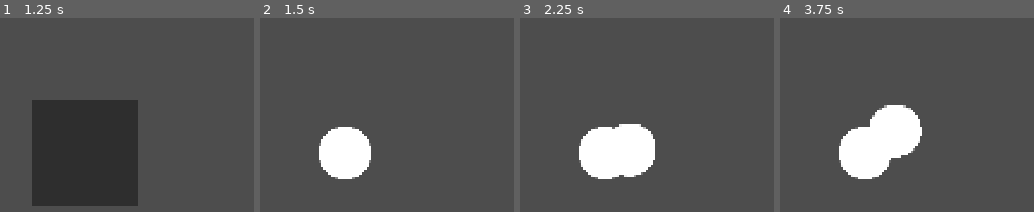
Above: before the commit, frames 1-4 (left to right).
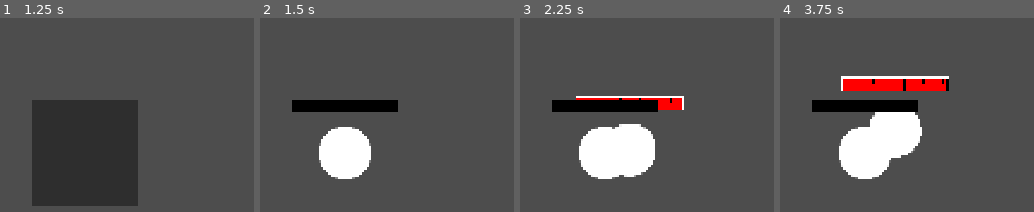
Above: after the commit, the same moments.

Repository: anzac9425/LoL-Like-Godot-4.7-2D
Game: Godot game, scene res://src/scenes/game_root/game_root.tscn
The game is run twice, just before and just after one commit, with the same random seed, the same clock (stepped at 60 frames per second) and the same inputs.
Inputs (mouse positions are in pixels of both pictures, inside the frame that each line leads up to):
- Up to frame 1 (1.25 s): click (83, 153) at 0.5 s
- Up to frame 2 (1.5 s): click (343, 153) at 1.25 s
- Up to frame 3 (2.25 s): tap Enter at 2 s; move the mouse to (outside the picture) at 2.02 s; press the mouse at (outside the picture) at 2.03 s
- Up to frame 4 (3.75 s): move the mouse to (outside the picture) at 2.77 s; release the mouse at (outside the picture) at 2.78 s; click (outside the picture) at 2.85 s; move the mouse to (945, 54) at 3.52 s; press the mouse at (945, 54) at 3.53 s

Frame 1 is identical in both runs. In frame 2, 2.6% of the frame differs, in the area x 12-55%, y 42-49%; in frame 3, 4.0%; in frame 4, 5.9%, in the area x 12-67%, y 29-49%.

Commit message:
healthbar, combat

Diff:
--- a/src/core/systems/combat/combat.gd
+++ b/src/core/systems/combat/combat.gd
@@ -23,7 +23,9 @@
 				amount *= 100 / (100 + max(0.0, max(0.0, (1 - damage_info.attacker.total_statistics.magic_penetration_multiplier)) * damage_info.victim.total_statistics.magic_resistance - damage_info.attacker.total_statistics.magic_penetration_flat))
 
 		if instance.allow_lifesteal:
-			pass ## apply lifesteal
+			apply_heal(damage_info.attacker, amount * damage_info.attacker.total_statistics.lifesteal)
+
+		apply_heal(damage_info.attacker, amount * damage_info.attacker.total_statistics.omnivamp)
 
 		damage_amount[instance.damage_type] += amount
 
@@ -41,6 +43,9 @@
 
 		damage_info.victim.current_health -= amount
 
+	damage_info.attacker.queue_redraw()
+	damage_info.victim.queue_redraw()
+
 
 static func apply_heal(target: CharacterBase, amount: float) -> void:
 	amount *= target.total_statistics.heal_shield_power_multiplier
@@ -50,11 +55,15 @@
 	if target.current_health > target.total_statistics.health:
 		target.current_health = target.total_statistics.health
 
+	target.queue_redraw()
+
 
 static func apply_barrier(target: CharacterBase, amount: float, duration: float) -> void:
 	var barrier: Barrier = Barrier.new()
 
-	barrier.amount = amount
+	barrier.amount = amount * target.total_statistics.heal_shield_power_multiplier
 	barrier.remaining_duration = duration
 
 	target.barriers.push_back(barrier)
+
+	target.queue_redraw()
--- a/src/resources/characters/test1/test1_statistics.tres
+++ b/src/resources/characters/test1/test1_statistics.tres
@@ -4,6 +4,6 @@
 
 [resource]
 script = ExtResource("1_ns84b")
-health = 100.0
+health = 1693.0
 move_speed = 300.0
 metadata/_custom_type_script = "uid://b8abtl1va6o4b"
--- a/src/scenes/character_base/character_base.gd
+++ b/src/scenes/character_base/character_base.gd
@@ -35,8 +35,6 @@
 
 	add_child(character_data.character_logic.new())
 
-
-func _process(delta: float) -> void:
 	queue_redraw()
 
 
@@ -47,7 +45,80 @@
 		if global_position == target_position:
 			is_moving = false
 
-	update_barriers(delta)
+	if barriers:
+		update_barriers(delta)
+
+
+func _draw() -> void:
+	var width: float = 256.0
+	var height: float = 32.0
+
+	var barrier_amount: float = 0.0
+
+	for barrier in barriers:
+		barrier_amount += barrier.amount
+
+	var max_health_barrier: float = (total_statistics.health + barrier_amount)
+
+	var health_ratio: float = current_health / max_health_barrier
+
+	var barrier_ratio: float = barrier_amount / max_health_barrier
+
+	var pos: Vector2 = Vector2(width / -2, -128.0)
+
+	draw_rect(
+		Rect2(pos, Vector2(width, height)),
+		Color.BLACK
+	)
+
+	draw_rect(
+		Rect2(pos, Vector2(width * health_ratio, height)),
+		Color.RED
+	)
+
+	if barrier_amount:
+		var barrier_x := pos.x + width * health_ratio
+		var barrier_width: float = min(
+			width * barrier_ratio,
+			width - width * health_ratio
+		)
+
+		draw_rect(
+			Rect2(
+				Vector2(barrier_x, pos.y),
+				Vector2(barrier_width, height)
+			),
+			Color.YELLOW
+		)
+
+	if total_statistics.health:
+		for hp in range(100, int(max_health_barrier), 100):
+			var x: float = pos.x + (float(hp) / max_health_barrier) * width
+
+			draw_line(
+				Vector2(x, pos.y + height * 0.5),
+				Vector2(x, pos.y),
+				Color.BLACK,
+				1.0
+			)
+
+	if total_statistics.health > 1000:
+		for hp in range(1000, int(max_health_barrier), 1000):
+			var x := pos.x + (float(hp) / max_health_barrier) * width
+
+			draw_line(
+				Vector2(x, pos.y),
+				Vector2(x, pos.y + height),
+				Color.BLACK,
+				2.0
+			)
+
+	draw_rect(
+		Rect2(pos, Vector2(width, height)),
+		Color.WHITE,
+		false,
+		2.0
+	)
 
 
 func update_barriers(delta: float) -> void:
@@ -59,6 +130,8 @@
 		if barrier.remaining_duration <= 0.0:
 			barriers.remove_at(i)
 
+			queue_redraw()
+
 
 func move_to(pos: Vector2) -> void:
 	target_position = pos
@@ -67,29 +140,7 @@
 	var dmg: DamageInfo = DamageInfo.create(self, self)
 	dmg.add_damage_instance(DamageType.Type.PHYSICAL, SourceType.Type.UNKNOWN, 10.0, true, true)
 	Combat.apply_damage(dmg)
-
-
-func _draw() -> void:
-	var width: float = 48.0
-	var height: float = 4.0
-
-	var ratio: float = current_health / total_statistics.health
-
-	draw_rect(
-		Rect2(
-			Vector2(-24.0, -40.0),
-			Vector2(width, height)
-		),
-		Color.BLACK
-	)
-
-	draw_rect(
-		Rect2(
-			Vector2(-24.0, -40.0),
-			Vector2(width * ratio, height)
-		),
-		Color.RED
-	)
+	Combat.apply_barrier(self, 128, 2.0)
 
 
 func calculate_statistics() -> void:
